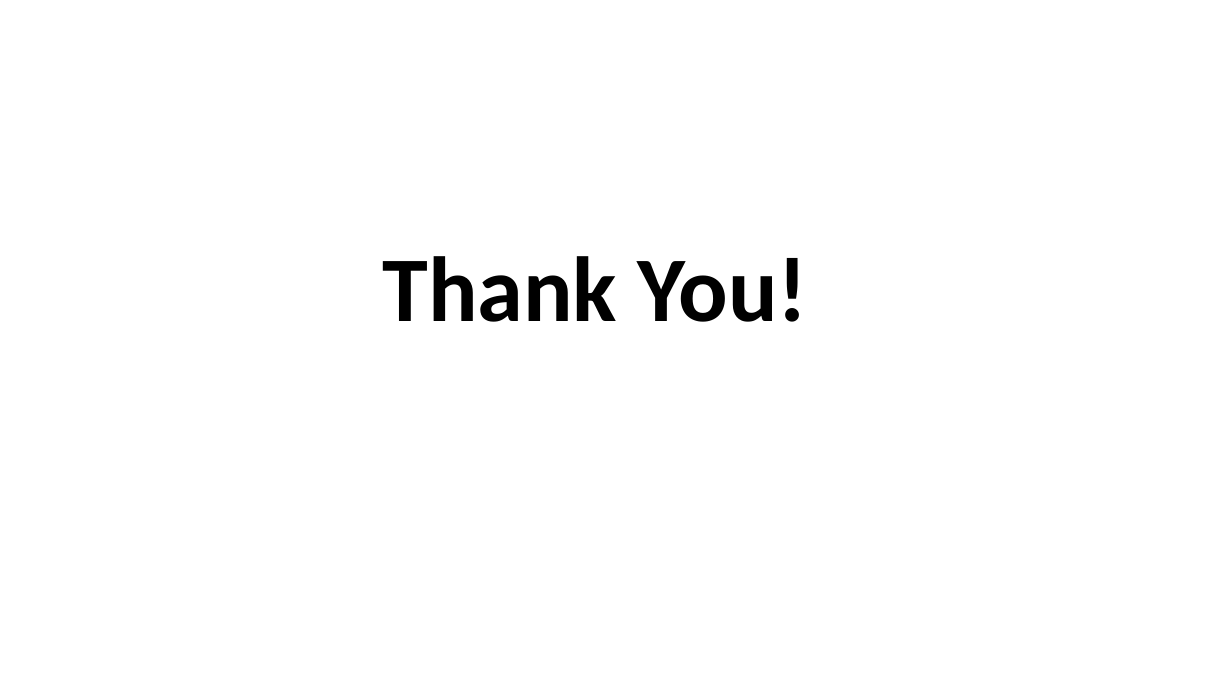
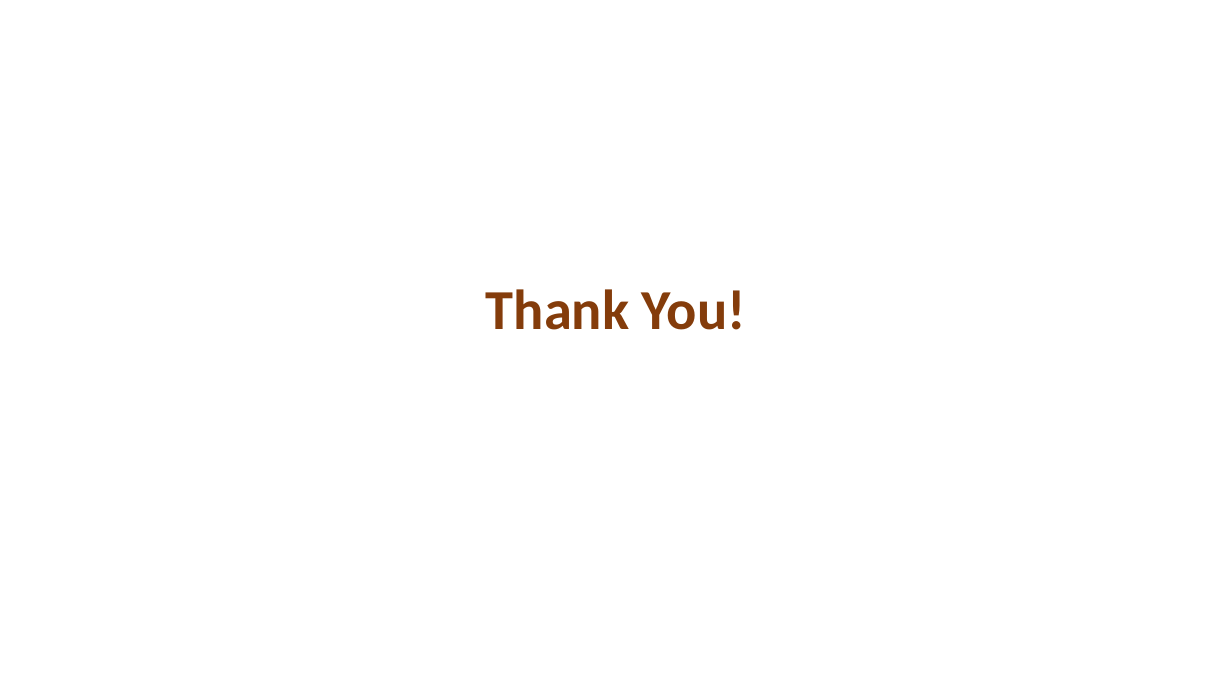
Before and after one commit to Shastri-T/B9IS124_Web_and_Mobile_Technologies, a slide deck: slide 10 of ModuleCode_10606539_10614532/Presentation/Presentation_10606539_10614532.pptx (slide 12 before the commit). Drawn at 1232x693 pixels with LibreOffice and Linux fonts; fonts in the diff are those of the drawing. Boxes give left, top, right and bottom in pixels: in the first picture for what was removed or moved away, otherwise in the second. Text is boxed around its words. In the diff, an @@ line names an element or a change of style, - is before the commit and + after.

```diff
--- a/ModuleCode_10606539_10614532/Presentation/Presentation_10606539_10614532.pptx
+++ b/ModuleCode_10606539_10614532/Presentation/Presentation_10606539_10614532.pptx
@@ title "Thank You!": place and size @@
-title "Thank You!" at bbox=[382, 256, 808, 322]
+title "Thank You!" at bbox=[486, 289, 746, 330]
@@ title "Thank You!" at bbox=[486, 289, 746, 330]: size 72 to 44 pt, text colour #000000 to #843C0B @@
```
Also in this commit, not shown: 2 other slides changed, 2 slides removed.
